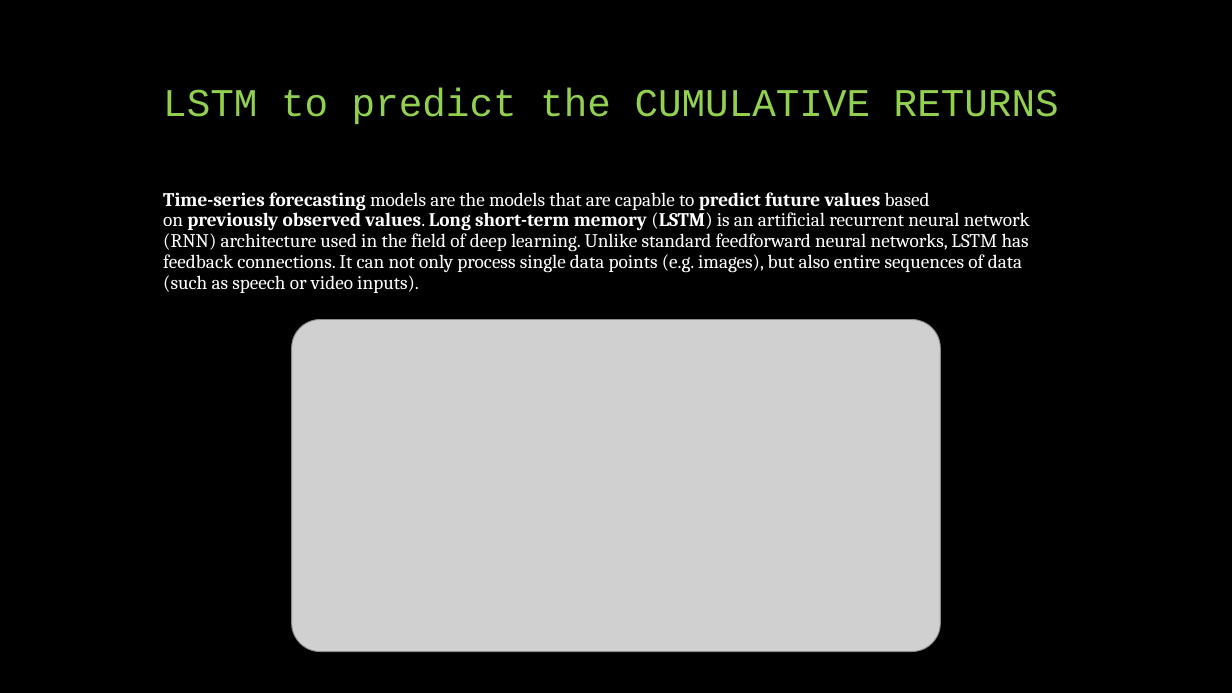
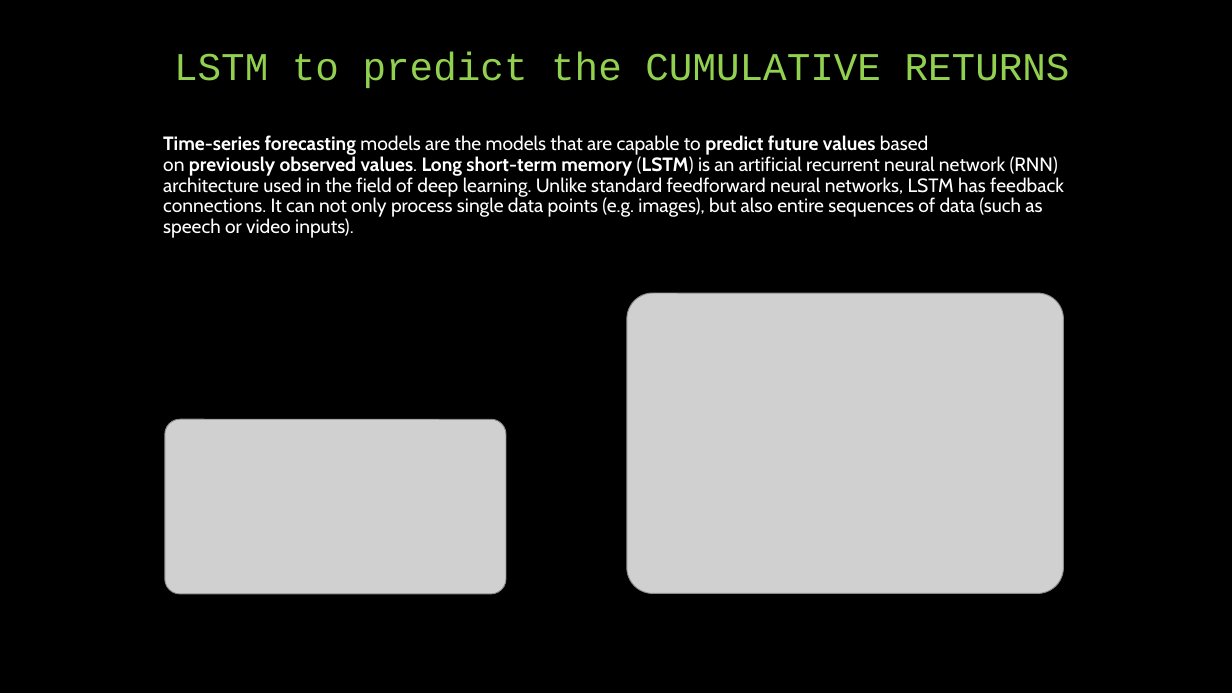
Before and after one commit to Zarmina97/Top-3-Crypto-Volatility-prediction-LSTM-GARCH, a slide deck: slide 18 of presentazione.pptx (slide 12 before the commit). Drawn at 1232x693 pixels with LibreOffice and Linux fonts; fonts in the diff are those of the drawing; grey boxes stand for pictures. Boxes give left, top, right and bottom in pixels: in the first picture for what was removed or moved away, otherwise in the second. Text is boxed around its words. In the diff, an @@ line names an element or a change of style, - is before the commit and + after.

```diff
--- a/presentazione.pptx
+++ b/presentazione.pptx
@@ title "LSTM to predict the CUMULATIVE ...": place and size @@
-title "LSTM to predict the CUMULATIVE ..." at [163, 87, 1059, 124]
+title "LSTM to predict the CUMULATIVE ..." at [174, 52, 1070, 88]
@@ text "Time-series forecasting models are the ...": place and size @@
-text "Time-series forecasting models are the ..." at [163, 192, 1030, 293]
+text "Time-series forecasting models are the ..." at [163, 135, 1064, 238]
@@ text "Time-series forecasting models are the ..." at [163, 135, 1064, 238]: font Cambria to Cabin @@
@@ picture added at [627, 293, 1063, 593] @@
@@ picture: place and size @@
-picture at [292, 320, 941, 652]
+picture at [165, 420, 506, 594]
```
Also in this commit, not shown: 10 other slides changed, 15 slides added, 1 slide removed, 1 other file.
